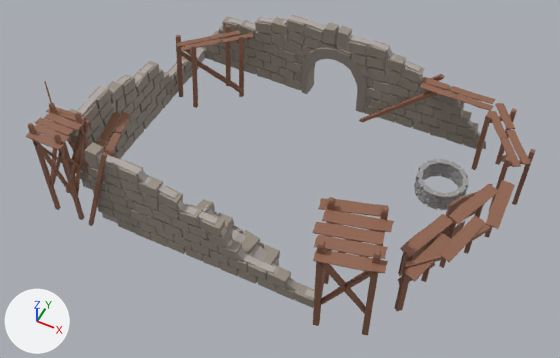
The glTF model Map_element/zamek/zamek.glb as it was, and as the next commit left it.
The view is the same before and after, from a 50 mm camera at (21.3, -24.6, 38.2) aimed at (7.2, 3.8, 2.8). The lights are fixed; the arrows at lower left show +X, +Y and +Z. Where no turn or scale is listed for an object, it has been applied to the vertices. Vertices at the same position are counted once.
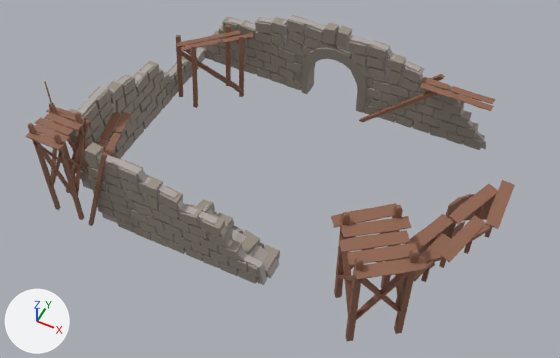
Boxes (x1, y1, x2, y2) around the edits, measured in the pictures (560 x 358 px; the box of a moved part takes in the faces that stretch with it):
'Cube.164', reshaped
    before: (26, 15, 536, 335)
    after: (26, 15, 515, 342)
part 1 of me_cube_412, moved or reshaped
    before: (324, 197, 378, 284)
    after: (334, 212, 393, 298)
part 2 of me_cube_412, moved or reshaped
    before: (333, 206, 389, 291)
    after: (348, 205, 403, 289)
part 3 of me_cube_412, moved or reshaped
    before: (313, 222, 373, 326)
    after: (341, 237, 409, 342)
part 4 of me_cube_412, moved or reshaped
    before: (322, 209, 394, 232)
    after: (331, 203, 396, 228)
part 5 of me_cube_412, moved or reshaped
    before: (318, 198, 388, 217)
    after: (341, 216, 411, 238)
part 6 of me_cube_412, moved or reshaped
    before: (313, 250, 388, 273)
    after: (354, 256, 427, 280)
part 7 of me_cube_412, added (brown)
    after: (359, 230, 419, 334)
part 8 of me_cube_412, deleted
    before: (267, 103, 536, 308)
part 9 of me_cube_412, moved or reshaped
    before: (312, 222, 388, 335)
    after: (339, 230, 419, 266)
part 10 of me_cube_412, cut back
    before: (248, 256, 315, 298)
    after: (248, 257, 262, 277)
part 11 of me_cube_412, moved or reshaped
    before: (467, 184, 493, 218)
    after: (463, 194, 496, 221)

The change, as a list of edits to the scene's bpy script:
```text
Change me_cube_412:
    used by ob_cube_164; location = (0.0, 0.0, 0.0)
    remove me_cube_412.from_pydata(...)  # 4124 vertices, 6921 faces; spans x -6.0..20.6, y -3.5..15.5, z -0.2..9.1
    add me_cube_412.from_pydata(...)  # 3440 vertices, 5815 faces; spans x -6.0..20.2, y -3.6..15.5, z -0.2..9.1
    me_cube_412 part 1: the loose piece of 32 vertices spanning x 11.8..14.9, y -2.9..0.9, z -0.1..7.4 is turned 22.6 degrees about the z axis through its middle, then moved by (1.3, 0.0, 0.0)
    me_cube_412 part 2: the loose piece of 32 vertices spanning x 11.9..15.6, y -2.2..0.9, z -0.1..7.4 is turned 22.6 degrees about the z axis through its middle, then moved by (1.2, 0.1, 0.0)
    me_cube_412 part 3: the loose piece of 32 vertices spanning x 11.8..15.6, y -3.0..0.1, z -0.1..7.4 is turned 22.6 degrees about the z axis through its middle, then moved by (1.5, 0.2, 0.0)
    me_cube_412 part 4: the loose piece of 32 vertices spanning x 11.9..15.4, y -1.0..0.6, z 6.7 is turned -153.6 degrees about the z axis through its middle, then moved by (0.2, 0.5, 0.0)
    me_cube_412 part 5: the loose piece of 32 vertices spanning x 11.3..14.9, y -0.4..1.5, z 6.7 is turned -161.2 degrees about the z axis through its middle, then moved by (1.6, -0.7, 0.0)
    me_cube_412 part 6: the loose piece of 32 vertices spanning x 12.5..16.1, y -3.5..-1.9, z 6.7 is turned 22.6 degrees about the z axis through its middle, then moved by (1.9, 0.5, 0.0)
    me_cube_412 part 7: a new loose piece of 32 vertices spanning x 14.6..17.3, y -3.1..1.3, z -0.1..7.4, in mat_drewno (brown #90634e)
    me_cube_412 part 8: 60 loose pieces with 664 vertices, spanning x 9.2..20.6, y -2.0..14.7, z -0.1..4.7, are deleted
    me_cube_412 part 9: 93 vertices removed from x 11.7..15.8, y -3.0..0.8, z -0.1..7.4; 61 vertices added at x 13.3..17.2, y -3.0..0.4, z 6.7
    me_cube_412 part 10: 4 vertices moved from x 9.1, y -2.0..-1.3, z 0.8..1.5 to x 8.5, y -2.0..-1.3, z 0.7..1.5; 20 vertices removed from x 9.5..12.2, y -2.0..-1.3, z -0.1..1.6
    me_cube_412 part 11: 8 vertices moved from x 18.3..18.9, y 7.3..8.9, z 1.2..3.3 to x 18.6..19.9, y 7.1..8.4, z 1.2..3.4
    remove me_cube_412.materials.append(mat_studnia_srodek)  # grey #bbb2ab
    remove me_cube_412.materials.append(mat_material_006)  # grey #a6a6a6
    remove me_cube_412.materials.append(mat_studnia)  # grey #9b9b9b
```
